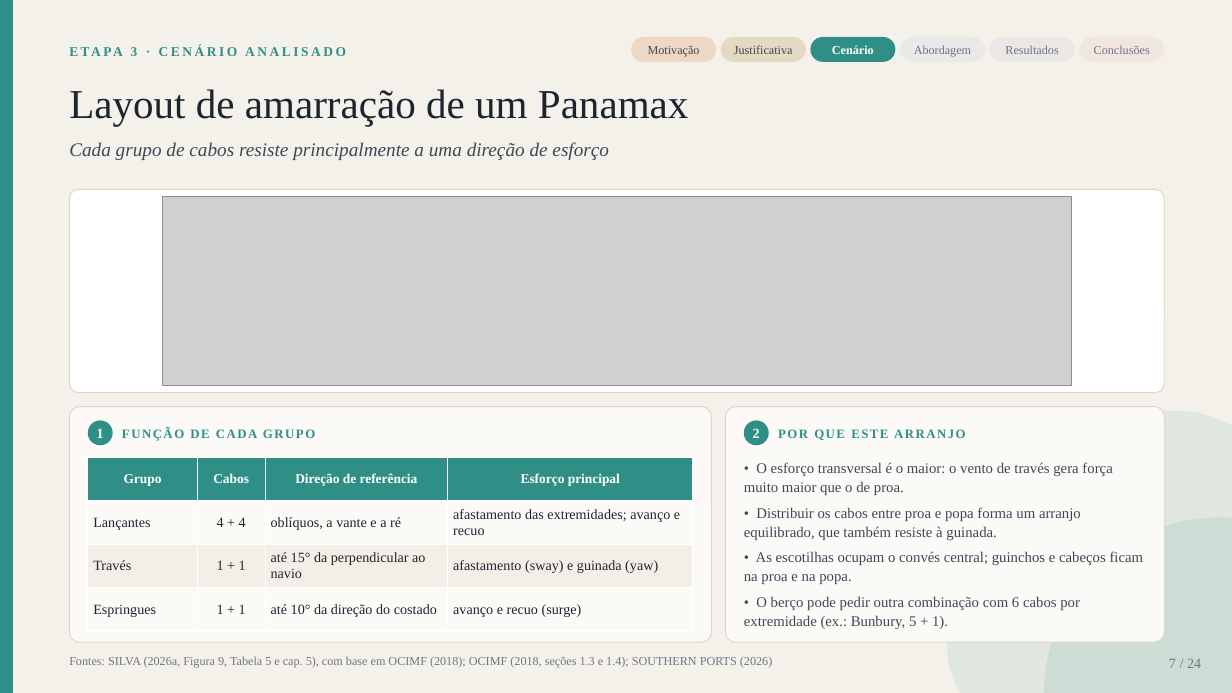
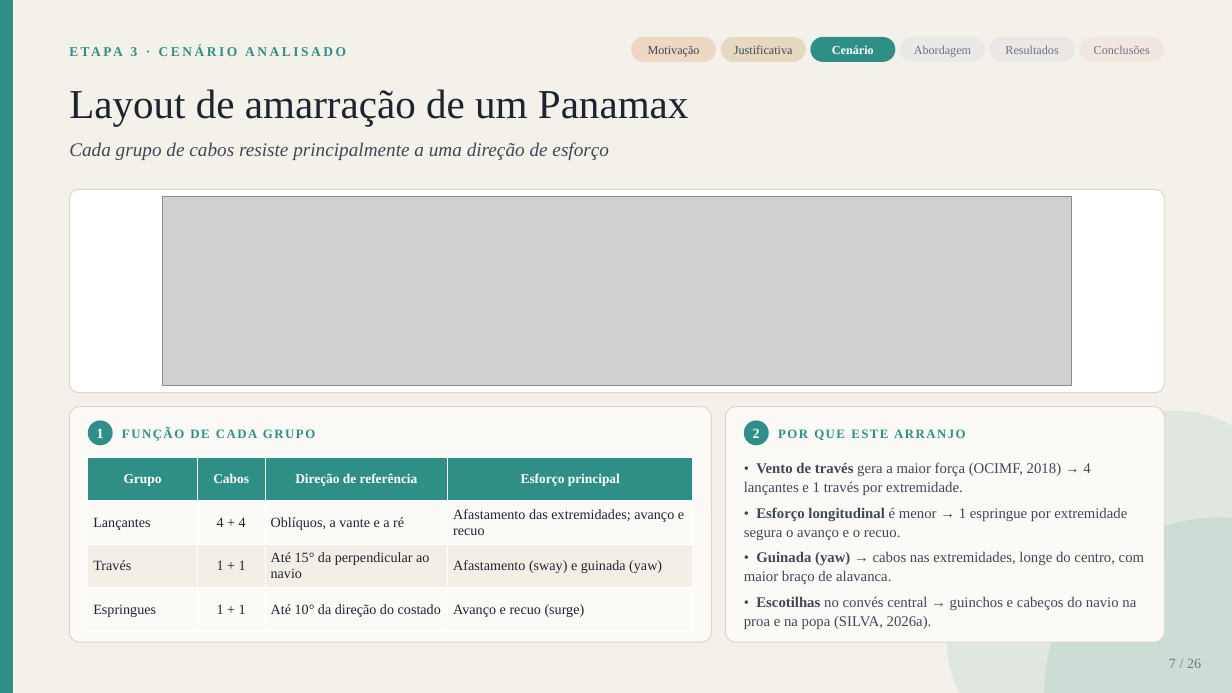
Before and after one commit to gustavogsilvaa/Apresentacao-Kiro, a slide deck: slide 7 of amarracao_v3/Apresentacao_TF_Amarracao_parcial.pptx. Drawn at 1232x693 pixels with LibreOffice and Linux fonts; fonts in the diff are those of the drawing; grey boxes stand for pictures. Boxes give left, top, right and bottom in pixels: in the first picture for what was removed or moved away, otherwise in the second. Text is boxed around its words. In the diff, an @@ line names an element or a change of style, - is before the commit and + after.

```diff
--- a/amarracao_v3/Apresentacao_TF_Amarracao_parcial.pptx
+++ b/amarracao_v3/Apresentacao_TF_Amarracao_parcial.pptx
@@ table at bbox=[88, 457, 693, 631] @@
-row 2, column 3: oblíquos, a vante e a ré
+row 2, column 3: Oblíquos, a vante e a ré
-row 2, column 4: afastamento das extremidades; avanço e recuo
+row 2, column 4: Afastamento das extremidades; avanço e recuo
-row 3, column 3: até 15° da perpendicular ao navio
+row 3, column 3: Até 15° da perpendicular ao navio
-row 3, column 4: afastamento (sway) e guinada (yaw)
+row 3, column 4: Afastamento (sway) e guinada (yaw)
-row 4, column 3: até 10° da direção do costado
+row 4, column 3: Até 10° da direção do costado
-row 4, column 4: avanço e recuo (surge)
+row 4, column 4: Avanço e recuo (surge)
@@ text at bbox=[744, 462, 1144, 629]: text changed @@
-• O esforço transversal é o maior: o vento de través gera força muito maior que o de proa.
-• Distribuir os cabos entre proa e popa forma um arranjo equilibrado, que também resiste à guinada.
-• As escotilhas ocupam o convés central; guinchos e cabeços ficam na proa e na popa.
-• O berço pode pedir outra combinação com 6 cabos por extremidade (ex.: Bunbury, 5 + 1).
+• Vento de través gera a maior força (OCIMF, 2018) → 4 lançantes e 1 través por extremidade.
+• Esforço longitudinal é menor → 1 espringue por extremidade segura o avanço e o recuo.
+• Guinada (yaw) → cabos nas extremidades, longe do centro, com maior braço de alavanca.
+• Escotilhas no convés central → guinchos e cabeços do navio na proa e na popa (SILVA, 2026a).
@@ text removed at bbox=[69, 656, 772, 668] @@
-Fontes: SILVA (2026a, Figura 9, Tabela 5 e cap. 5), com base em OCIMF (2018); OCIMF (2018, seções 1.3 e 1.4); SOUTHERN PORTS (2026)
@@ text at bbox=[1169, 659, 1201, 668]: text changed @@
-7 / 24
+7 / 26
```
Also in this commit, not shown: 23 other slides changed, 2 slides added, 10 other files.
